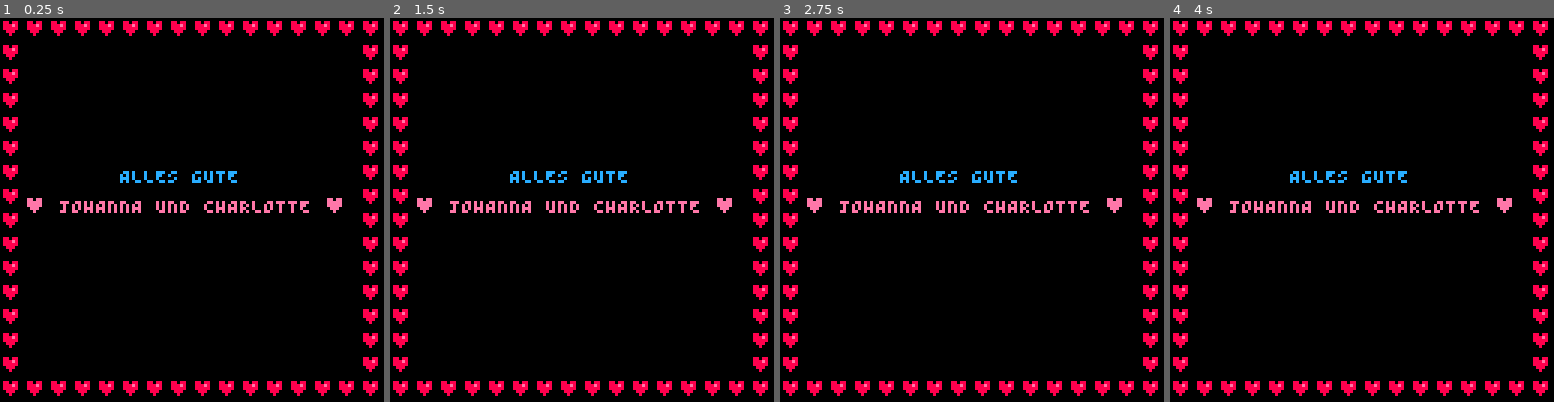
Above: before the commit, frames 1-4 (left to right).
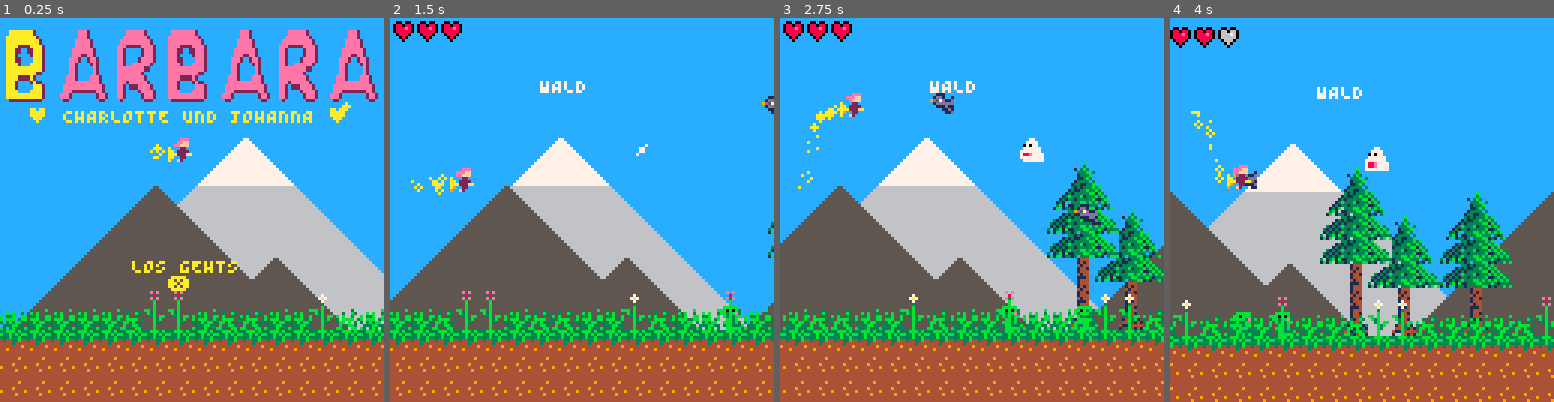
Above: after the commit, the same moments.

Repository: theGEBIRGE/BARBARA
Game: PICO-8 cartridge barbara.p8
Two runs of this game, one before a commit and one after it. Both use one fixed random seed, a clock stepped at 60 frames per second and the inputs below.
Inputs:
- Up to frame 1 (0.25 s): no input
- Up to frame 2 (1.5 s): tap X (X key) at 0.33, 1.07 s
- Up to frame 3 (2.75 s): tap X (X key) at 1.85 s; hold Up 2.15-2.42 s
- Up to frame 4 (4 s): tap X (X key) at 2.97 s; hold Down 3.63-3.97 s

The runs differ from the first frame. In frame 1, 100% of the frame differs, in the area x 0-100%, y 0-100%; in frame 2, 99%; in frame 3, 99%; in frame 4, 99%.

Commit message:
Start from the beginning -_-

Diff:
--- a/barbara.p8
+++ b/barbara.p8
@@ -7,7 +7,7 @@
 function _init()
   init_globals()
   init_objects()
-  change_scene("CREDITS")
+  change_scene("START")
 end
 
 function init_globals()
@@ -477,7 +477,7 @@
     update = function(self)
     end,
     draw = function(self)
-      cls(0)
+      cls()
       pal(15, 0)
       map(32, 48, 0, 0, 16, 16)
       pal()
Not shown, changed: barbara.js
